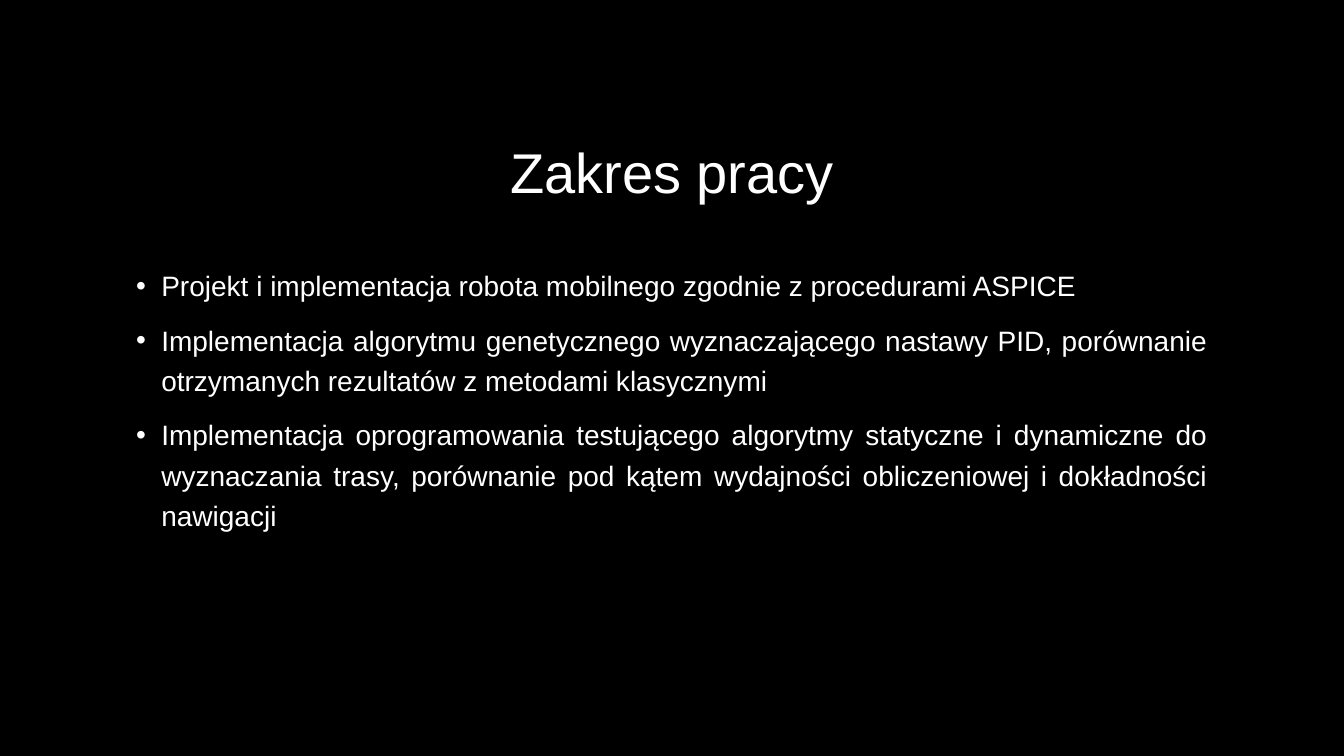
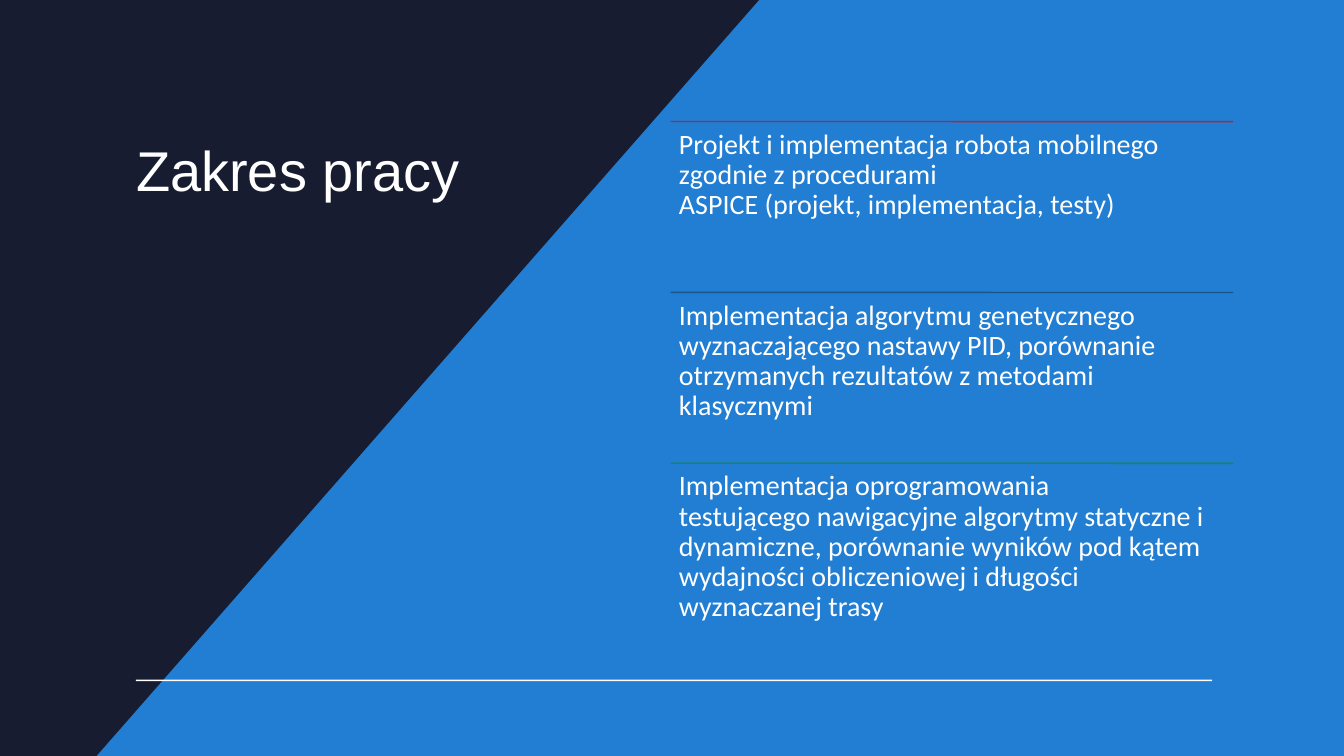
Before and after one commit to DevxMike/master_degree, a slide deck: slide 3 of ppt/Magisterka.odp. Drawn at 1344x756 pixels with LibreOffice and Linux fonts; fonts in the diff are those of the drawing. Boxes give left, top, right and bottom in pixels: in the first picture for what was removed or moved away, otherwise in the second. Text is boxed around its words. In the diff, an @@ line names an element or a change of style, - is before the commit and + after.

```diff
--- a/ppt/Magisterka.odp
+++ b/ppt/Magisterka.odp
@@ freeform shape added at (0, 0, 1344, 756), fill #217ED3 @@
@@ freeform shape added at (0, 0, 759, 756), fill #181C30 @@
@@ title "Zakres pracy": place and size @@
-title "Zakres pracy" at (510, 152, 834, 203)
+title "Zakres pracy" at (136, 150, 460, 201)
@@ title "Zakres pracy" at (136, 150, 460, 201): alignment centre to left; vertical alignment middle to top @@
@@ text removed at (161, 275, 1207, 531) @@
-• Projekt i implementacja robota mobilnego zgodnie z procedurami ASPICE
-• Implementacja algorytmu genetycznego wyznaczającego nastawy PID, porównanie otrzymanych rezultatów z metodami klasycznymi
-• Implementacja oprogramowania testującego algorytmy statyczne i dynamiczne do wyznaczania trasy, porównanie pod kątem wydajności obliczeniowej i dokładności nawigacji
@@ group added at (670, 122, 1233, 634): 3 freeform shapes, 3 frees @@
+Projekt i implementacja robota mobilnego zgodnie z procedurami ASPICE (projekt, implementacja, testy)
+Implementacja algorytmu genetycznego wyznaczającego nastawy PID, porównanie otrzymanych rezultatów z metodami klasycznymi
+Implementacja oprogramowania testującego nawigacyjne algorytmy statyczne i dynamiczne, porównanie wyników pod kątem wydajności obliczeniowej i długości wyznaczanej trasy
@@ line added from (136, 681) to (1212, 681), #FFFFFF 0.99 pt @@
```
Also in this commit, not shown: 20 other slides changed, 2 slides added, 8 slides removed, 2 other files.
